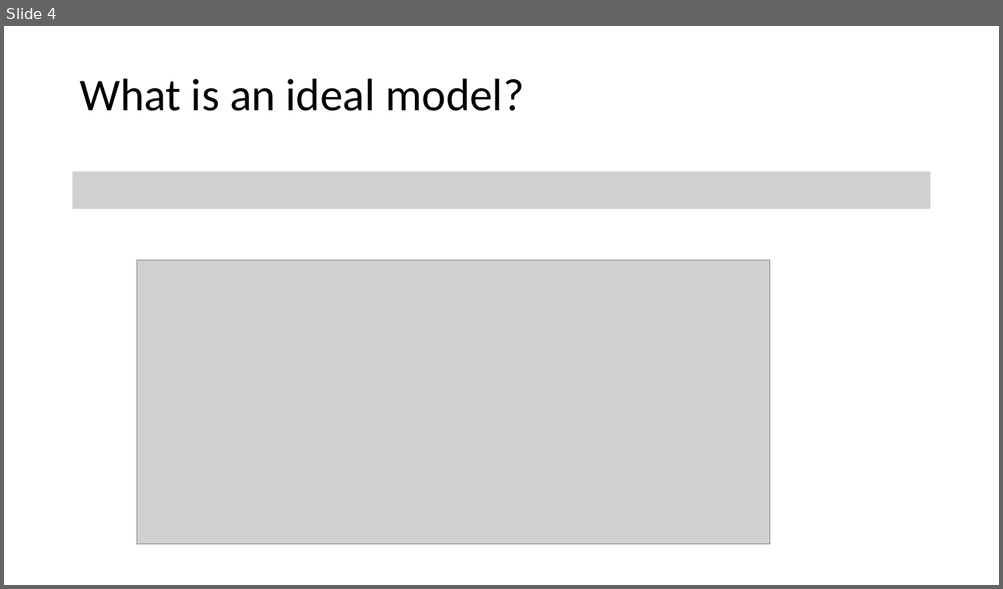
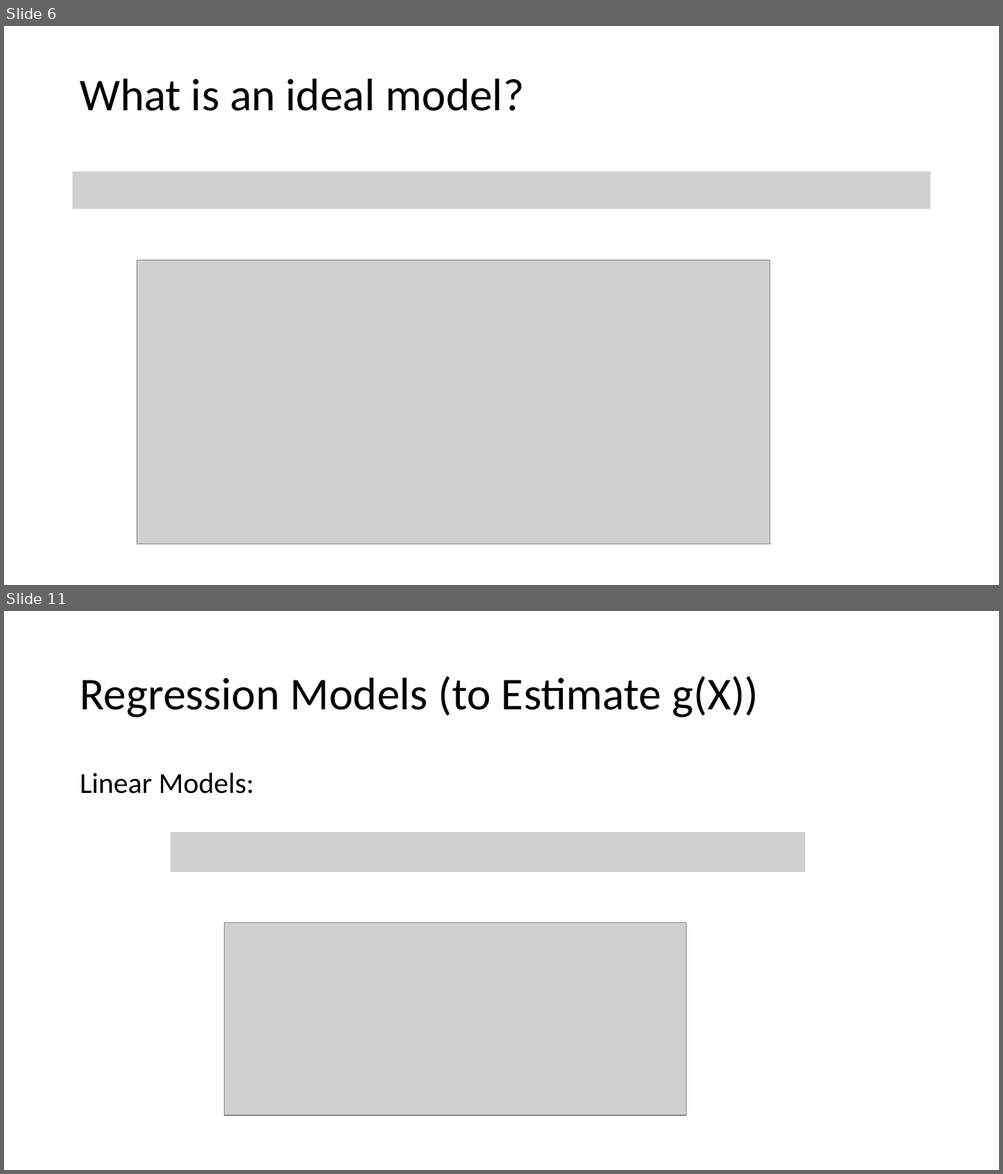
Before and after one commit to tianzheng4/tianzheng4.github.io, a slide deck: _umkc-teaching/slides/Lecture2 - Statistical Learning.pptx. Shown one above the other, each under a label of ours: slide 4 before the commit, slides 6 and 11 after it; the slides between them are not shown. The pictures are 1003x589 and 1003x1174 pixels, drawn with LibreOffice and Linux fonts; fonts in the diff are those of the drawing; grey boxes stand for pictures. Boxes give left, top, right and bottom in pixels: in the first picture for what was removed or moved away, otherwise in the second. Text is boxed around its words. In the diff, an @@ line names an element or a change of style, - is before the commit and + after.

```diff
--- a/_umkc-teaching/slides/Lecture2 - Statistical Learning.pptx
+++ b/_umkc-teaching/slides/Lecture2 - Statistical Learning.pptx
@@ slide 11 added at (4,611,999,1170), background #FFFFFF @@
@@ title added at (79,676,758,718), 44 pt, text #000000 @@
+Regression Models (to Estimate g(X))
@@ text added at (79,772,254,794), 28 pt, text #000000 @@
+Linear Models:
@@ picture added at (170,832,805,872) @@
@@ picture added at (224,923,686,1116) @@
@@ what was slide 4 is now slide 6 @@
```
Also in this commit, not shown: 1 slide changed, 9 other slides added, 2 slides removed, 2 other files.
